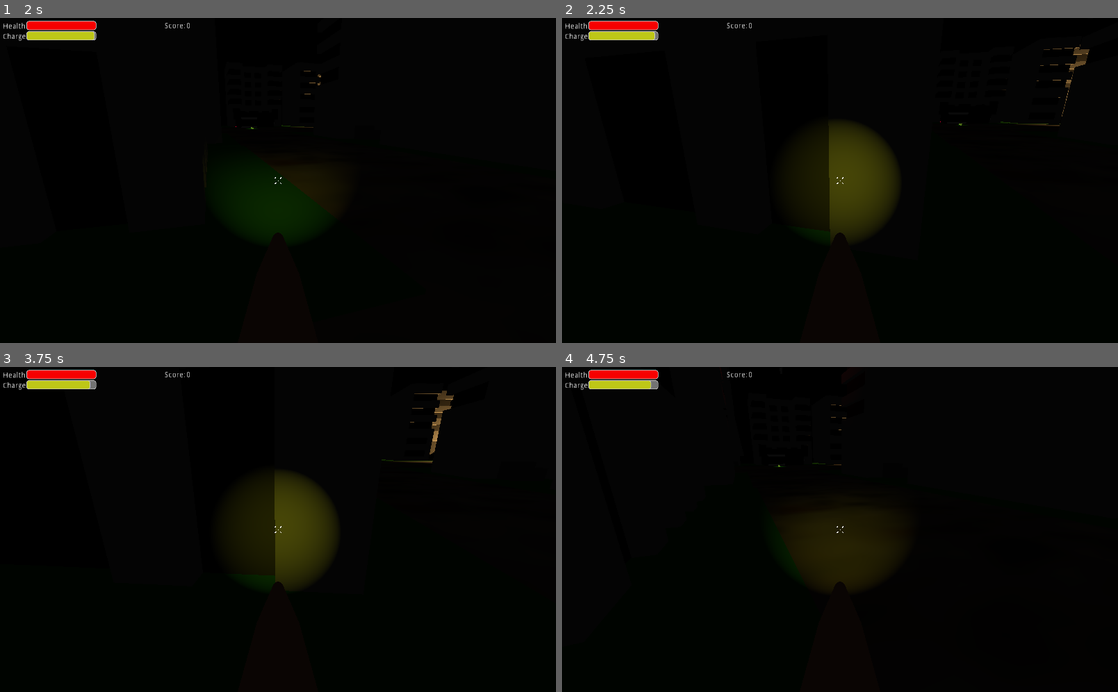
Above: before the commit, frames 1-4 (two rows, left to right).
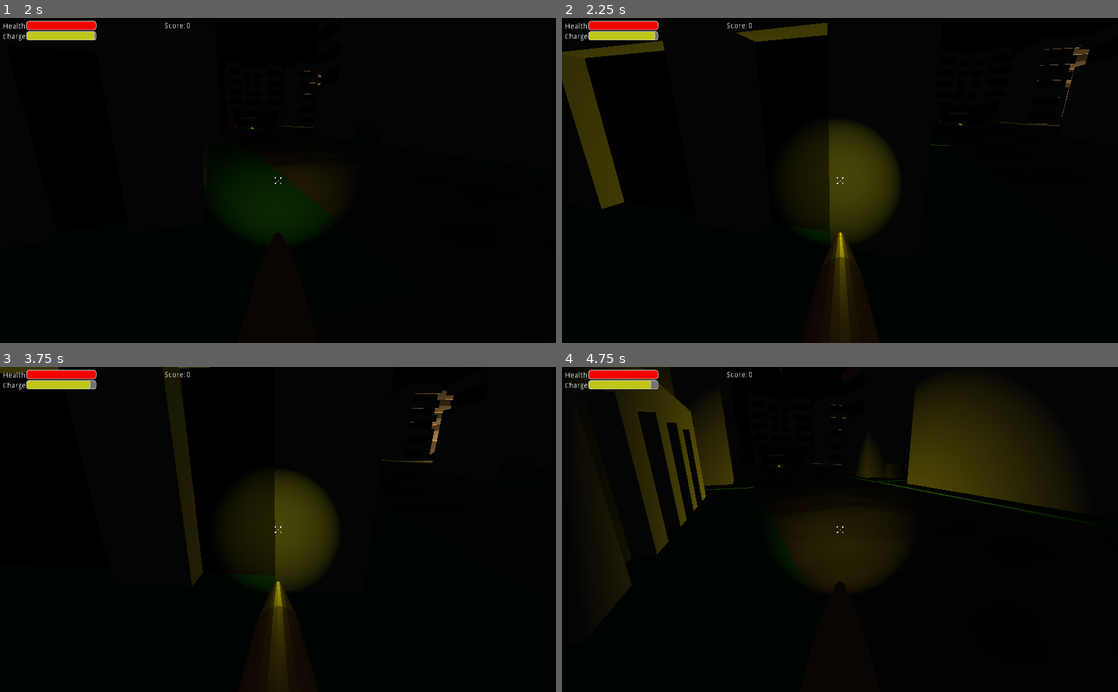
Above: after the commit, the same moments.

Repository: Bricode/BestGroupGameJam2021
Game: Godot game, scene res://Ui/TitleScreen/Title.tscn
The game is run twice, just before and just after one commit, with the same random seed, the same clock (stepped at 60 frames per second) and the same inputs.
Inputs (mouse positions are in pixels of both pictures, inside the frame that each line leads up to):
- Up to frame 1 (2 s): click (278, 151) at 0.5 s; tap Enter at 1.25 s; move the mouse to (305, 180) at 1.27 s; press the mouse at (305, 180) at 1.28 s; hold W (move_forward) from 1.28 s (still down); tap B (b) at 1.35 s; tap Space (jump) at 1.52 s
- Up to frame 2 (2.25 s): keep holding W (move_forward); move the mouse to (812, 180) at 2.02 s; release the mouse at (812, 180) at 2.03 s; click (812, 180) at 2.1 s
- Up to frame 3 (3.75 s): keep holding W (move_forward); tap Space (jump) at 2.27 s; tap B (b) at 2.3, 2.85 s; move the mouse to (289, 523) at 2.77 s; press the mouse at (289, 523) at 2.78 s; move the mouse to (272, 536) at 3.52 s; release the mouse at (272, 536) at 3.53 s; click (272, 536) at 3.6 s
- Up to frame 4 (4.75 s): keep holding W (move_forward); tap Space (jump) at 3.77, 4.52 s; tap B (b) at 3.8 s; move the mouse to (878, 532) at 4.27 s; hold Shift (sprint) from 4.28 s (still down); click (878, 532) at 4.55 s

Frame 1 is identical in both runs. In frame 2, 3.9% of the frame differs, in the area x 0-70%, y 1-98%; in frame 3, 1.7%; in frame 4, 11%, in the area x 10-89%, y 0-68%.

Commit message:
lazer fix

Diff:
--- a/BestGroupGameJam2021/BlenderModels/EMU/EMU.tscn
+++ b/BestGroupGameJam2021/BlenderModels/EMU/EMU.tscn
@@ -575,7 +575,7 @@
 "anims/Running Attack" = SubResource( 4 )
 
 [node name="Spatial" type="Spatial" parent="."]
-transform = Transform( 1, 0, 0, 0, 1, 0, 0, 0, 1, 0, -1.65845, 1.13704 )
+transform = Transform( 1, 0, 0, 0, 1, 0, 0, 0, 1, 0, -0.319827, 0.361419 )
 
 [node name="MeshInstance3" type="MeshInstance" parent="Spatial"]
 transform = Transform( -0.0977294, 0, 0.0211888, 0, 0.1, 0, -0.0211888, 0, -0.0977294, -0.925074, 5.47419, 7.29442 )
--- a/BestGroupGameJam2021/Enemy/Emu.gd
+++ b/BestGroupGameJam2021/Enemy/Emu.gd
@@ -26,7 +26,7 @@
 
 func _on_Hit_timer_timeout():
 	if $Hit_zone.overlaps_body(player):
-		$screech.play()
+		#$screeach.play()
 		player.hit(-12)
 		$Hit_timer.start(1)
 
--- a/BestGroupGameJam2021/GameModels/Items/HuhuGrub.tscn
+++ b/BestGroupGameJam2021/GameModels/Items/HuhuGrub.tscn
@@ -4,9 +4,9 @@
 [ext_resource path="res://BlenderModels/HuhuGrub/huhuGrub.glb" type="PackedScene" id=2]
 
 [sub_resource type="BoxShape" id=1]
-extents = Vector3( 1, 1, 4.16444 )
 
 [sub_resource type="BoxShape" id=2]
+extents = Vector3( 0.99424, 0.855272, 0.985833 )
 
 [node name="HuhuGrub" type="KinematicBody"]
 transform = Transform( 0.25, 0, 0, 0, 0.25, 0, 0, 0, 0.25, 0, 0, 0 )
--- a/BestGroupGameJam2021/Player/LaserMesh.gd
+++ b/BestGroupGameJam2021/Player/LaserMesh.gd
@@ -1,6 +1,7 @@
 extends MeshInstance
 
 var move
+var can_hit = false
 var speed = 50
 onready var player = get_parent().get_parent().get_node("Player")
 
@@ -10,8 +11,11 @@
 func _on_Area_body_entered(body):
 	if body.is_in_group("Enemies"):
 		body.hit_enemy()
-	elif not body.is_in_group("Pickup") and not body.is_in_group("Player"):
+	elif not body.is_in_group("Pickup") and not body.is_in_group("Player") and can_hit:
 		queue_free()
 
 	if translation.distance_to(player.translation) >= 200:
 		queue_free()
+
+func _on_Timer_timeout():
+	can_hit = true
--- a/BestGroupGameJam2021/Player/LaserMesh.tscn
+++ b/BestGroupGameJam2021/Player/LaserMesh.tscn
@@ -31,6 +31,9 @@
 omni_range = 6.70916
 
 [node name="Timer" type="Timer" parent="."]
-wait_time = 0.5
+wait_time = 0.05
+one_shot = true
+autostart = true
 
 [connection signal="body_entered" from="Area" to="." method="_on_Area_body_entered"]
+[connection signal="timeout" from="Timer" to="." method="_on_Timer_timeout"]
Not shown, changed: BestGroupGameJam2021/BlenderModels/HuHuGrub/huhuGrub.glb.import
Not shown: 2 places in BestGroupGameJam2021/Enemy/Emu.tscn that only renumber resources
Not shown: 2 places in BestGroupGameJam2021/Player/LaserMesh.tscn that only renumber resources
